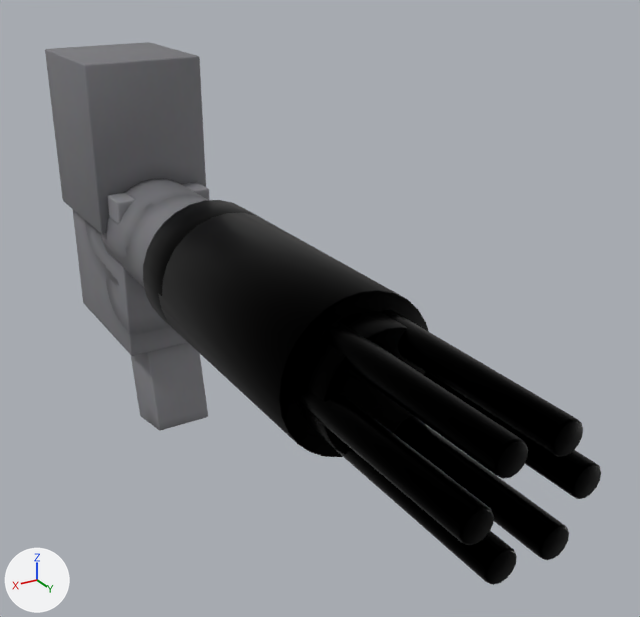
Renders of the glTF model assets/weapons/minigun.glb from each side of a commit.
Rendered twice from a 50 mm camera at (0.63, 1.314, 1.03) aimed at (-0.128, 0.05, 0.399). The lights are fixed; the arrows at lower left show +X, +Y and +Z. The picture after the commit comes second. Vertices at exactly the same position are counted once.

The older version as bpy lines, for what is in view:
```python
me_cylinder_130 = bpy.data.meshes.new('Cylinder.130')
me_cylinder_130.from_pydata(...)  # 1388 vertices, 2720 faces; spans x -0.13..0.13, y -0.77..0.73, z -0.02..0.79
# faces by material slot: [996, 416, 216, 108, 984]
me_cylinder_130.materials.append(mat_bluedsteel_007)  # picture img_minigun_tex
me_cylinder_130.materials.append(mat_polymer_007)  # picture img_minigun_tex
me_cylinder_130.materials.append(mat_grip_006)  # picture img_minigun_tex
me_cylinder_130.materials.append(mat_darktac_005)  # picture img_minigun_tex
me_cylinder_130.materials.append(mat_steel_007)  # picture img_minigun_tex
ob_minigun = bpy.data.objects.new('minigun', me_cylinder_130)
ob_minigun.location = (0.0, 0.0, 0.0)
```
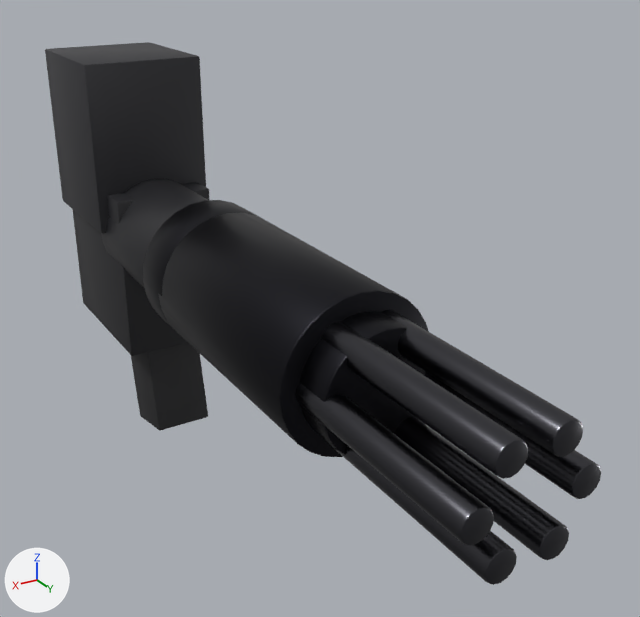
Where the change shows, as pixel boxes (x1, y1, x2, y2) in the pictures (640 x 617 px):
'minigun', recoloured, surface changed: (45, 42, 601, 585) in both
part 1 of me_cylinder_130, recoloured: (143, 200, 429, 457) in both
part 2 of me_cylinder_130, recoloured (grey to black): (73, 179, 210, 356) in both
part 3 of me_cylinder_130, recoloured (grey to black): (131, 343, 208, 430) in both
part 4 of me_cylinder_130, recoloured (grey to dark grey): (45, 42, 206, 234) in both
part 5 of me_cylinder_130, recoloured (black to dark grey): (296, 310, 601, 585) in both
part 6 of me_cylinder_130, surface changed: (45, 42, 601, 585) in both

Diff of the bpy script that builds the scene:
```diff
--- a/assets/weapons/minigun.glb.py
+++ b/assets/weapons/minigun.glb.py
@@ mat_polymer @@
+mat_polymer = principled_material('Polymer')
+mat_polymer.base_color = (0.014, 0.014, 0.017)  # black #1f1f23
@@ mat_steel @@
+mat_steel = principled_material('Steel')
+mat_steel.base_color = (0.075, 0.075, 0.085)  # dark grey #4d4d52
+mat_steel.metallic = 1.0
+mat_steel.roughness = 0.28
@@ mat_grip @@
+mat_grip = principled_material('Grip')
+mat_grip.base_color = (0.018, 0.018, 0.02)  # black #242427
+mat_grip.roughness = 0.72
@@ mat_bluedsteel @@
+mat_bluedsteel = principled_material('BluedSteel')
+mat_bluedsteel.base_color = (0.022, 0.022, 0.027)  # black #29292e
+mat_bluedsteel.metallic = 1.0
+mat_bluedsteel.roughness = 0.4
@@ mat_darktac @@
+mat_darktac = principled_material('DarkTac')
+mat_darktac.base_color = (0.03, 0.03, 0.035)  # dark grey #303035
+mat_darktac.metallic = 0.2
@@ me_cylinder_130 @@
 me_cylinder_130.from_pydata(...)  # 1388 vertices, 2720 faces; spans x -0.13..0.13, y -0.77..0.73, z -0.02..0.79
 # used by ob_minigun; location = (0.0, 0.0, 0.0)
+# me_cylinder_130 part 1: all 996 faces that had it switch from mat_bluedsteel_007 (picture img_minigun_tex) to mat_bluedsteel (black #29292e)
+# me_cylinder_130 part 2: all 416 faces that had it switch from mat_polymer_007 (picture img_minigun_tex) to mat_polymer (black #1f1f23)
+# me_cylinder_130 part 3: all 216 faces that had it switch from mat_grip_006 (picture img_minigun_tex) to mat_grip (black #242427)
+# me_cylinder_130 part 4: all 108 faces that had it switch from mat_darktac_005 (picture img_minigun_tex) to mat_darktac (dark grey #303035)
+# me_cylinder_130 part 5: all 984 faces that had it switch from mat_steel_007 (picture img_minigun_tex) to mat_steel (dark grey #4d4d52)
+# me_cylinder_130 part 6: texture (UV) coordinates of 2720 of 2720 faces, centred in x -0.13..0.13, y -0.77..0.73, z -0.02..0.79, changed; they spanned u 0.01..0.99, v 0.01..0.99 and now span u 0.0..1.0, v 0.0..1.0
```
